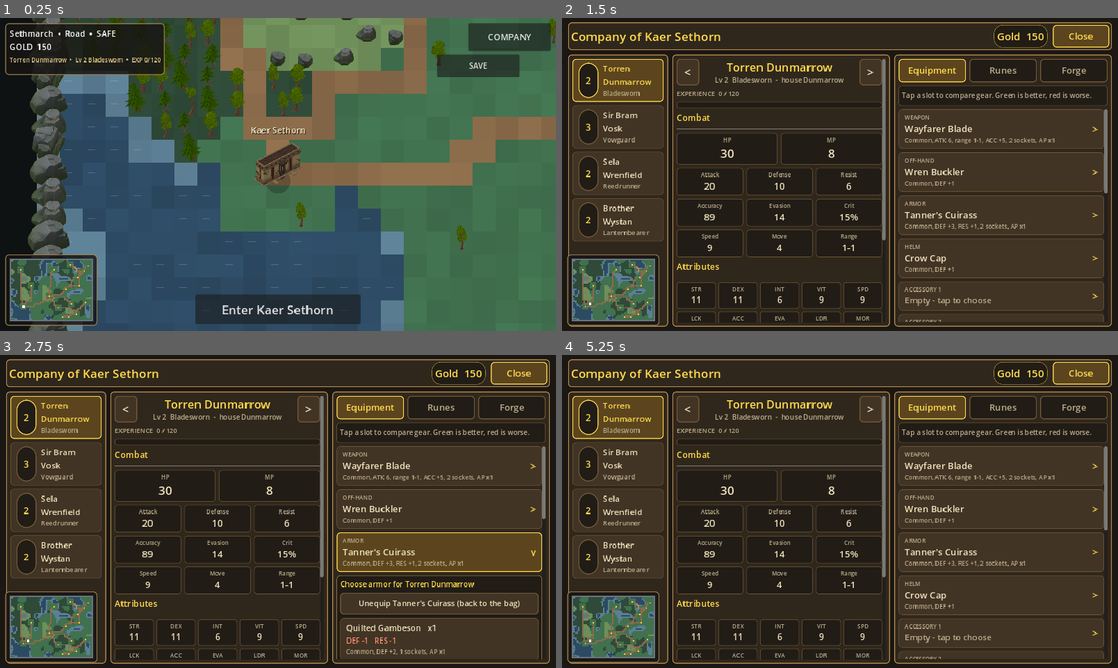
Above: before the commit, frames 1-4 (two rows, left to right).
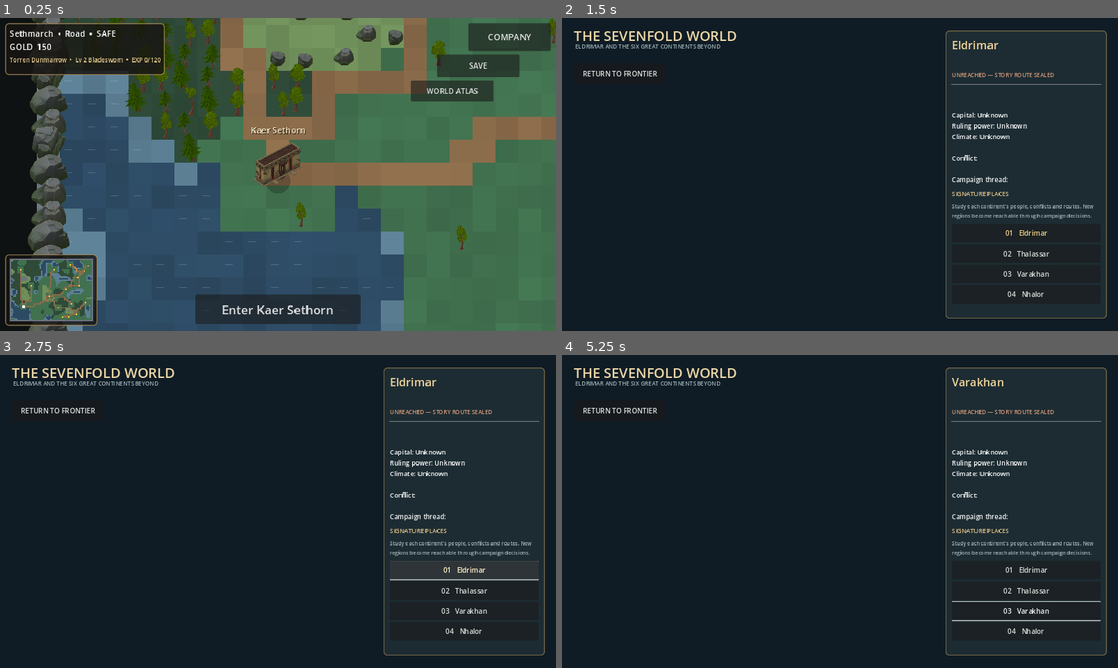
Above: after the commit, the same moments.

Repository: ninjun42215-gif/KindleWake
Game: Godot game, scene res://World.tscn
Same seed, same stepped clock (60 frames per second), same inputs: the game is played once before the commit and once after it. This scene is started directly instead of the project's main scene.
Inputs (mouse positions are in pixels of both pictures, inside the frame that each line leads up to):
- Up to frame 1 (0.25 s): no input
- Up to frame 2 (1.5 s): click (1012, 89) at 0.5 s, where only the run after the commit has a clickable "WORLD ATLAS"; click (1073, 36) at 1.25 s, where only the run before the commit has a clickable "COMPANY"
- Up to frame 3 (2.75 s): click (461, 570) at 2 s, where only the run after the commit has a clickable "01 Eldrimar"
- Up to frame 4 (5.25 s): click (1023, 589) at 2.75 s, where only the run after the commit has a clickable "02 Thalassar"; click (689, 408) at 3.5 s, where only the run before the commit has a clickable "<"; click (1023, 611) at 4.25 s, where only the run after the commit has a clickable "03 Varakhan"; click (873, 408) at 5 s, where only the run before the commit has a clickable ">"

The runs differ from the first frame. In frame 1, 1.0% of the frame differs, in the area x 73-89%, y 20-27%; in frame 2, 73%; in frame 3, 72%; in frame 4, 73%, in the area x 0-99%, y 1-99%.

Commit message:
feat: add world atlas access from overworld HUD

Diff:
--- a/Kindlewake/scripts/ui/world_scene.gd
+++ b/Kindlewake/scripts/ui/world_scene.gd
@@ -41,6 +41,7 @@
 var leader_exp_bar: ProgressBar
 var company_btn: Button
 var manual_save_btn: Button
+var global_atlas_btn: Button
 var prompt_btn: Button
 var place_panel: PanelContainer
 var place_title: Label
@@ -604,6 +605,9 @@
     if manual_save_btn != null:
         manual_save_btn.custom_minimum_size = Vector2(clampf(vw * 0.16, 130.0, 190.0), 48.0 if compact else 52.0)
         manual_save_btn.add_theme_font_size_override("font_size", 15 if compact else 18)
+    if global_atlas_btn != null:
+        global_atlas_btn.custom_minimum_size = Vector2(clampf(vw * 0.16, 130.0, 190.0), 48.0)
+        global_atlas_btn.add_theme_font_size_override("font_size", 14 if compact else 17)
     if prompt_btn != null:
         prompt_btn.custom_minimum_size = Vector2(clampf(vw * 0.42, 230.0, 380.0), 64.0 if compact else 68.0)
         prompt_btn.add_theme_font_size_override("font_size", 20 if compact else 28)
@@ -662,6 +666,11 @@
     root.add_child(manual_save_btn)
     manual_save_btn.set_anchors_and_offsets_preset(Control.PRESET_TOP_RIGHT, Control.PRESET_MODE_MINSIZE, 84)
     manual_save_btn.grow_horizontal = Control.GROW_DIRECTION_BEGIN
+    global_atlas_btn = _btn("WORLD ATLAS", _open_world_atlas, 17)
+    global_atlas_btn.custom_minimum_size = Vector2(190, 48)
+    root.add_child(global_atlas_btn)
+    global_atlas_btn.set_anchors_and_offsets_preset(Control.PRESET_TOP_RIGHT, Control.PRESET_MODE_MINSIZE, 144)
+    global_atlas_btn.grow_horizontal = Control.GROW_DIRECTION_BEGIN
 
     # Top-centre: ambush banner
     banner = _hud_panel(0.95)
@@ -712,6 +721,16 @@
     party_screen.visible = false
     party_screen.closed.connect(_on_party_closed)
 
+
+
+func _open_world_atlas() -> void:
+    if panel_open or party_screen.visible or ambush_timer >= 0.0:
+        return
+    has_target = false
+    pressing = false
+    GameState.world_pos = player_pos
+    GameState.save_campaign("auto_a")
+    get_tree().change_scene_to_file("res://GlobalAtlas.tscn")
 
 
 func _save_campaign_manual() -> void:
